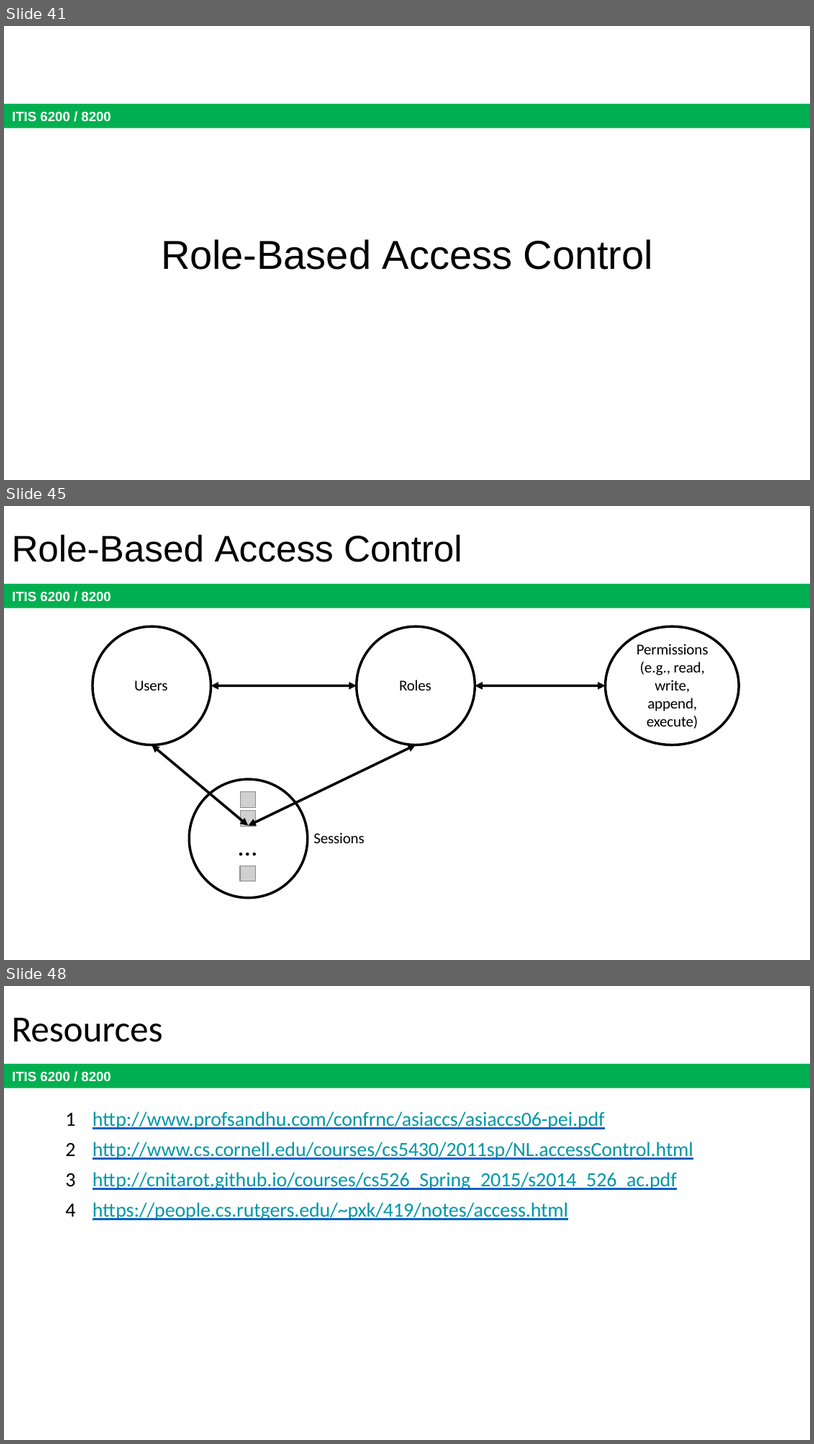
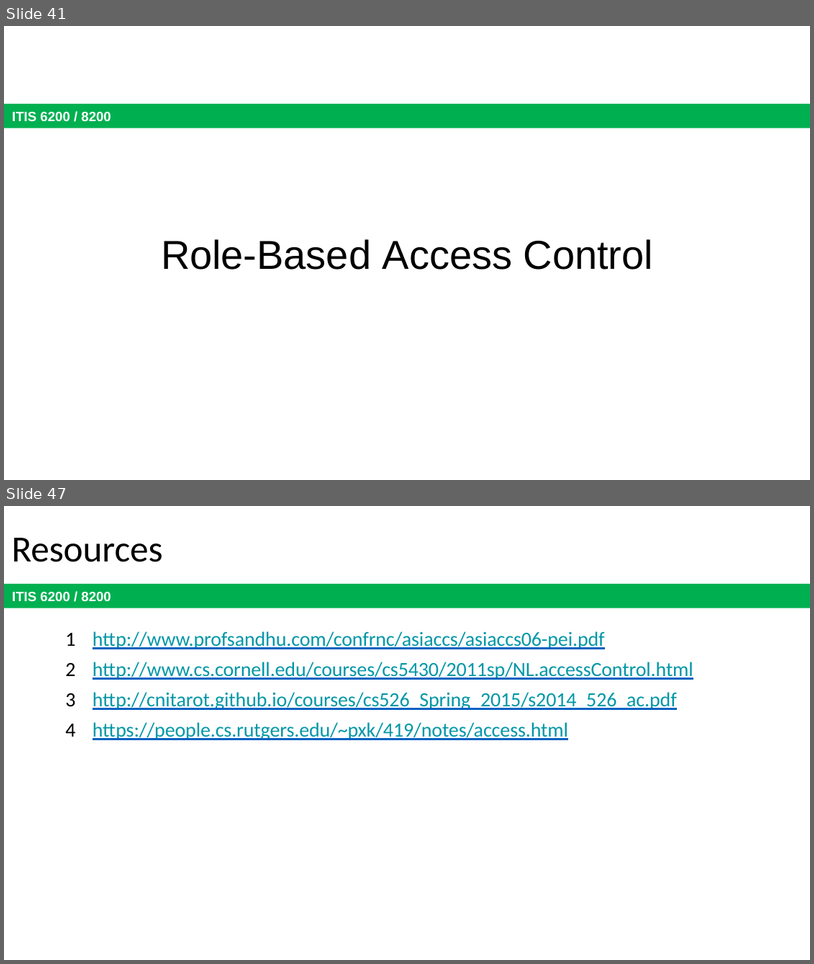
Before and after one commit to jx5c/github.io, a slide deck: teaching/ITIS6200/2023fa/lectures/lec09.pptx. Shown one above the other, each under a label of ours: slides 41, 45 and 48 before the commit, slides 41 and 47 after it; the slides between them are not shown. The pictures are 814x1444 and 814x964 pixels, drawn with LibreOffice and Linux fonts; fonts in the diff are those of the drawing; grey boxes stand for pictures. Boxes give left, top, right and bottom in pixels: in the first picture for what was removed or moved away, otherwise in the second. Text is boxed around its words. In the diff, an @@ line names an element or a change of style, - is before the commit and + after.

```diff
--- a/teaching/ITIS6200/2023fa/lectures/lec09.pptx
+++ b/teaching/ITIS6200/2023fa/lectures/lec09.pptx
@@ slide 45 removed at bbox=[4, 506, 810, 960], background #FFFFFF; not listed: 1 template element that a slide beside it also shows @@
@@ title removed at bbox=[12, 534, 463, 562] @@
-Role-Based Access Control
@@ freeform shape removed at bbox=[93, 626, 211, 745] @@
@@ freeform shape removed at bbox=[356, 626, 475, 745] @@
@@ freeform shape removed at bbox=[606, 626, 739, 745] @@
@@ text removed at bbox=[637, 644, 709, 728] @@
-Permissions (e.g., read, write, append, execute)
@@ text removed at bbox=[134, 680, 168, 690] @@
-Users
@@ freeform shape removed at bbox=[152, 682, 606, 826] @@
@@ text removed at bbox=[399, 680, 432, 690] @@
-Roles
@@ freeform shape removed at bbox=[190, 780, 308, 898] @@
@@ picture removed at bbox=[240, 791, 255, 807] @@
@@ text removed at bbox=[238, 828, 258, 861] @@
-…
@@ picture removed at bbox=[240, 810, 255, 826] @@
@@ text removed at bbox=[314, 832, 364, 843] @@
-Sessions
@@ picture removed at bbox=[240, 866, 255, 881] @@
@@ what was slide 48 is now slide 47 @@
```
Also in this commit, not shown: 16 slides changed, 1 other file.
